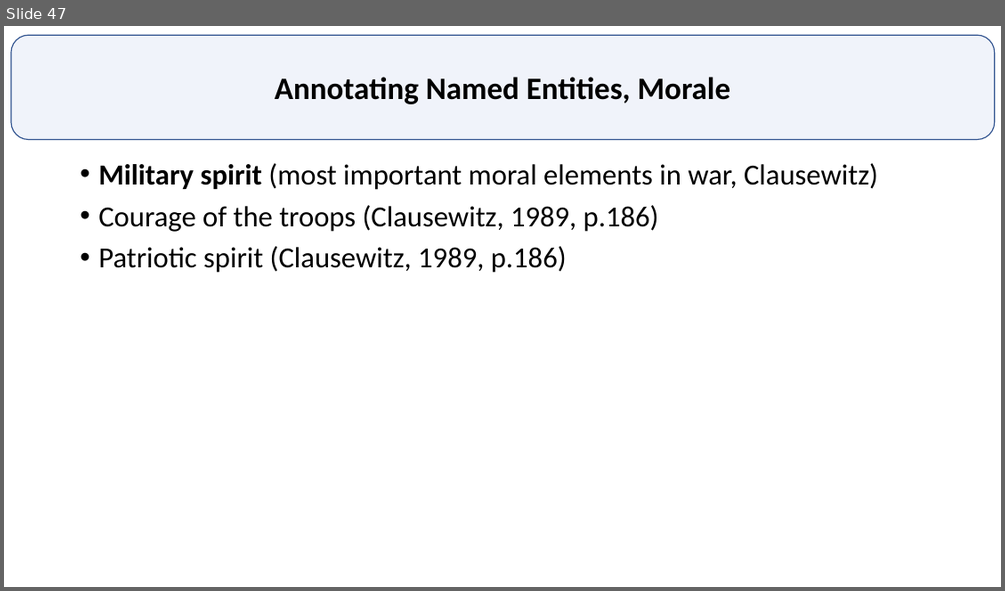
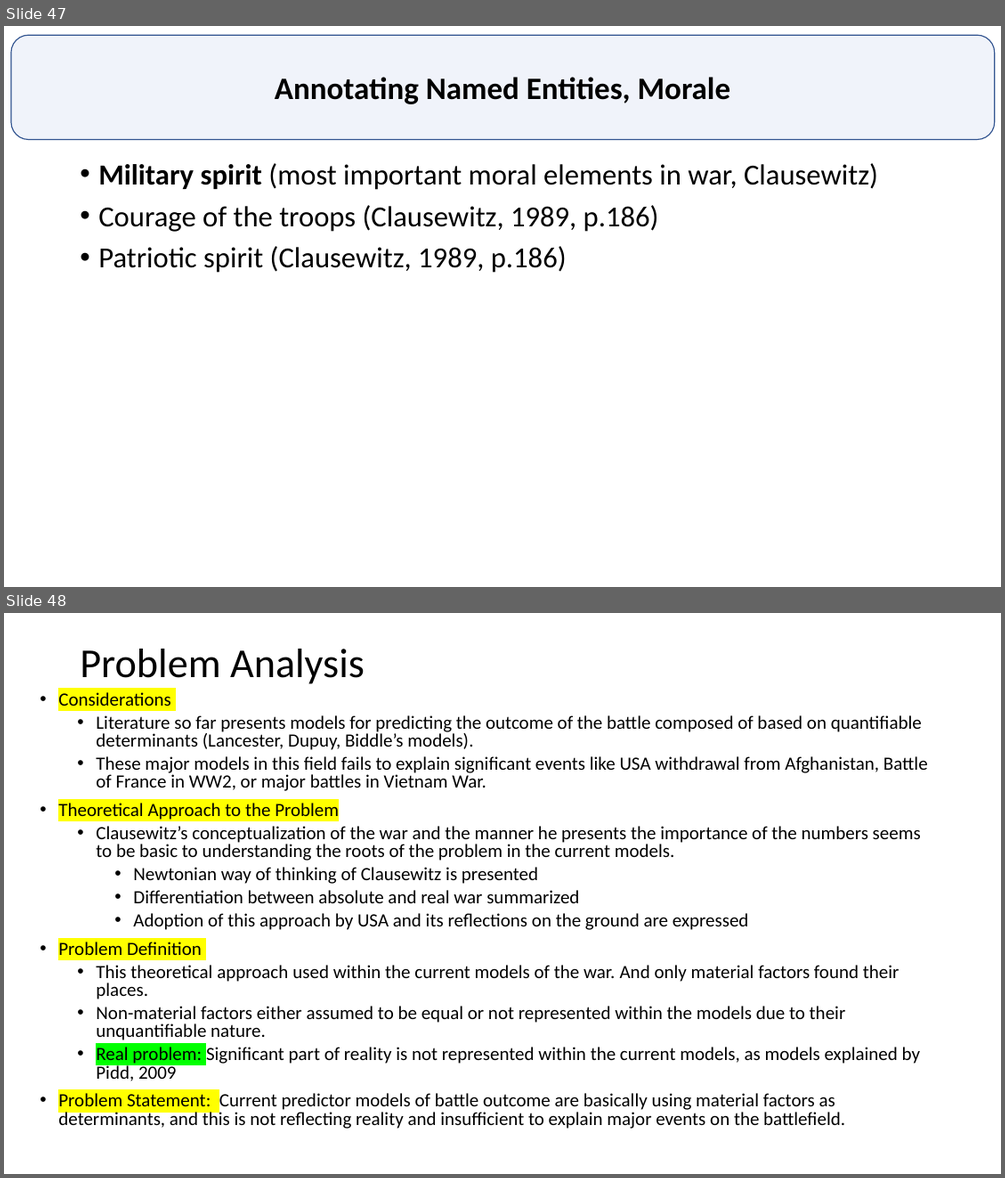
Before and after one commit to GurkanGitHub/PhD, a slide deck: PhD Discussion.pptx. Shown one above the other, each under a label of ours: slide 47 before the commit, slides 47 and 48 after it. The pictures are 1005x591 and 1005x1178 pixels, drawn with LibreOffice and Linux fonts; fonts in the diff are those of the drawing. Boxes give left, top, right and bottom in pixels: in the first picture for what was removed or moved away, otherwise in the second. Text is boxed around its words. In the diff, an @@ line names an element or a change of style, - is before the commit and + after.

```diff
--- a/PhD Discussion.pptx
+++ b/PhD Discussion.pptx
@@ slide 48 added at [4, 613, 1001, 1174], background #FFFFFF @@
@@ title added at [80, 649, 364, 684], 39.6 pt, text #000000 @@
+Problem Analysis
@@ text added at [58, 692, 928, 1128], 18 pt, text #000000 @@
+• Considerations
+  • Literature so far presents models for predicting the outcome of the battle composed of based on quantifiable determinants (Lancester, Dupuy, Biddle’s models).
+  • These major models in this field fails to explain significant events like USA withdrawal from Afghanistan, Battle of France in WW2, or major battles in Vietnam War.
+• Theoretical Approach to the Problem
+  • Clausewitz’s conceptualization of the war and the manner he presents the importance of the numbers seems to be basic to understanding the roots of the problem in the current models.
+    • Newtonian way of thinking of Clausewitz is presented
+    • Differentiation between absolute and real war summarized
+    • Adoption of this approach by USA and its reflections on the ground are expressed
+• Problem Definition
+  • This theoretical approach used within the current models of the war. And only material factors found their places.
+  • Non-material factors either assumed to be equal or not represented within the models due to their unquantifiable nature.
+  • Real problem: Significant part of reality is not represented within the current models, as models explained by Pidd, 2009
+• Problem Statement: Current predictor models of battle outcome are basically using material factors as determinants, and this is not reflecting reality and insufficient to explain major events on the battlefield.
```
Also in this commit, not shown: 2 other slides added, 3 other files.
